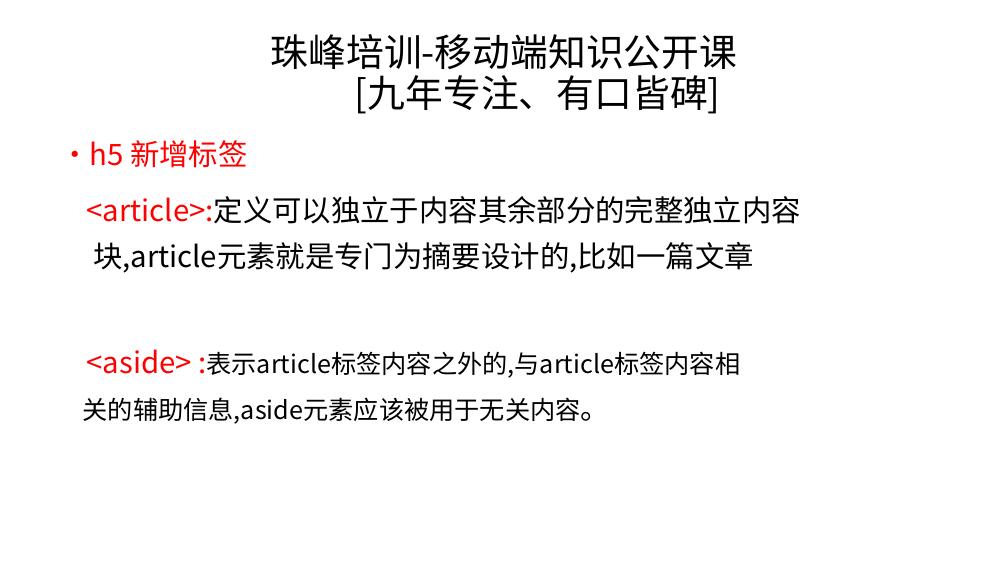
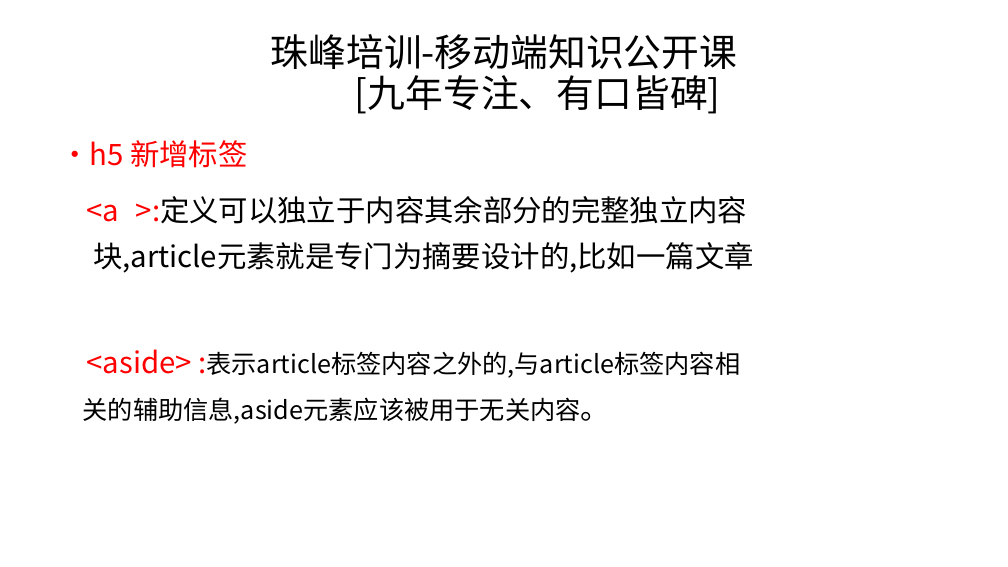
Before and after one commit to tangchao2010/Javascript201716, a slide deck: slide 4 of 7.正式课第七周/2.20180314第二天/移动端.pptx. Drawn at 1008x567 pixels with LibreOffice and Linux fonts; fonts in the diff are those of the drawing; background and template pictures are left out. Boxes give left, top, right and bottom in pixels: in the first picture for what was removed or moved away, otherwise in the second. Text is boxed around its words. In the diff, an @@ line names an element or a change of style, - is before the commit and + after.

```diff
--- a/7.正式课第七周/2.20180314第二天/移动端.pptx
+++ b/7.正式课第七周/2.20180314第二天/移动端.pptx
@@ text at (x1=86, y1=196, x2=754, y2=273): text changed @@
-<article>:定义可以独立于内容其余部分的完整独立内容 块,article元素就是专门为摘要设计的,比如一篇文章
+<a >:定义可以独立于内容其余部分的完整独立内容 块,article元素就是专门为摘要设计的,比如一篇文章
```
Also in this commit, not shown: 3 other slides changed, 17 other files.
